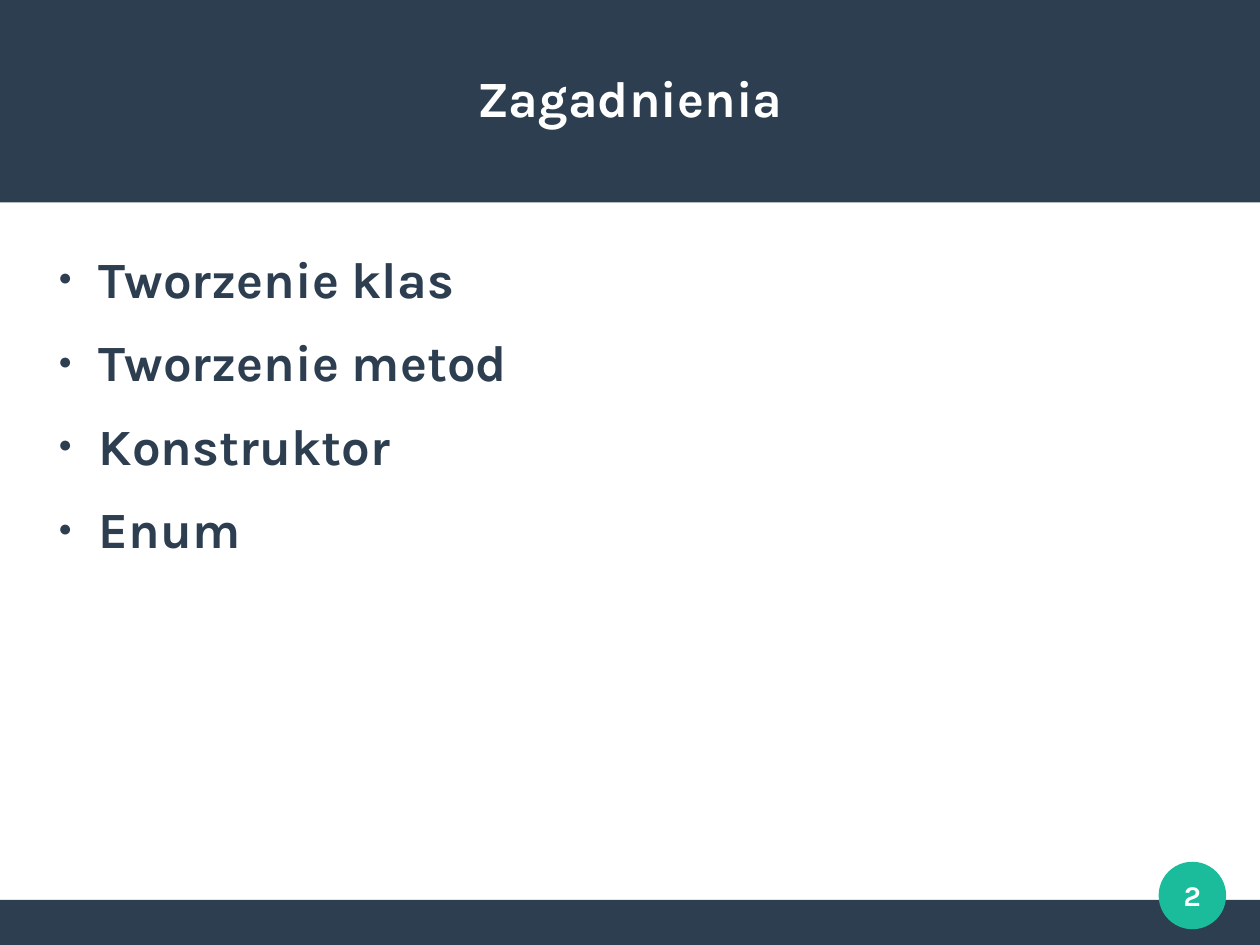
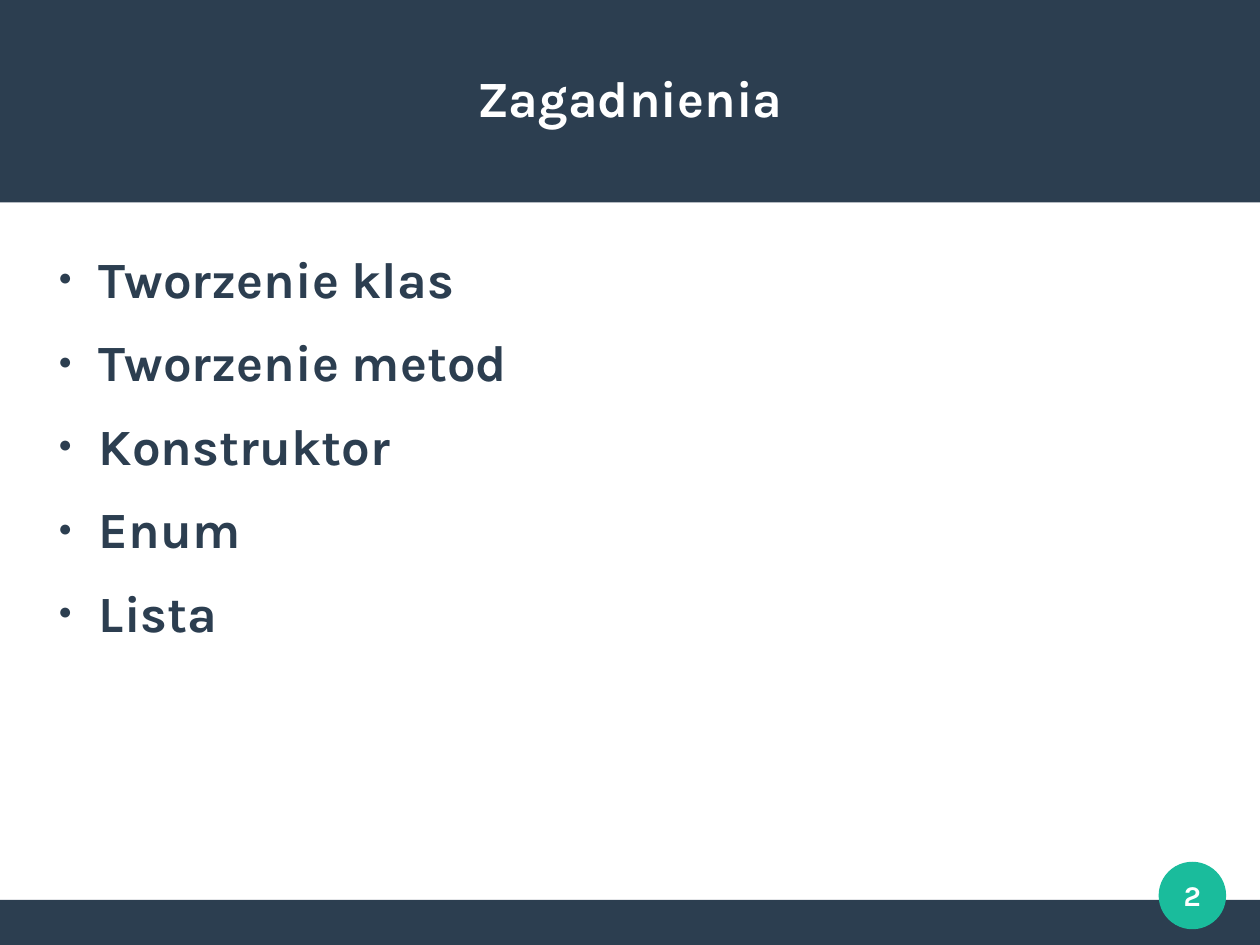
Before and after one commit to s-kaczmarek/Zaprogramowani, a slide deck: slide 2 of prezentacje/lekcja1.odp. Drawn at 1260x945 pixels with LibreOffice and Linux fonts; fonts in the diff are those of the drawing. Boxes give left, top, right and bottom in pixels: in the first picture for what was removed or moved away, otherwise in the second. Text is boxed around its words. In the diff, an @@ line names an element or a change of style, - is before the commit and + after.

```diff
--- a/prezentacje/lekcja1.odp
+++ b/prezentacje/lekcja1.odp
@@ text at <box>99,596,217,633</box>: paragraph added @@
+● Lista
```
Also in this commit, not shown: 1 other slide changed, 1 slide added, 7 other files.
